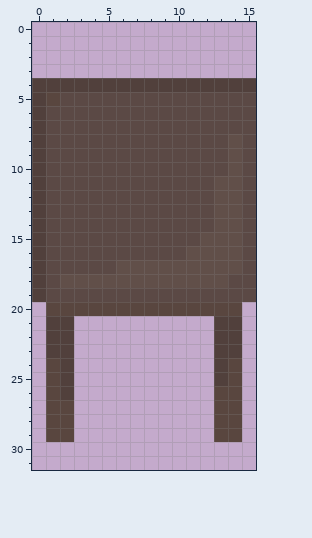
One commit to this pixel-art file: Assets/Art/Aseprite/Environment/Furniture/SmallWoodenTable.aseprite. That is the earlier state.
16x32 pixels, 1 frame. Colours within 5 levels of each other are drawn and written as one.
After the commit:
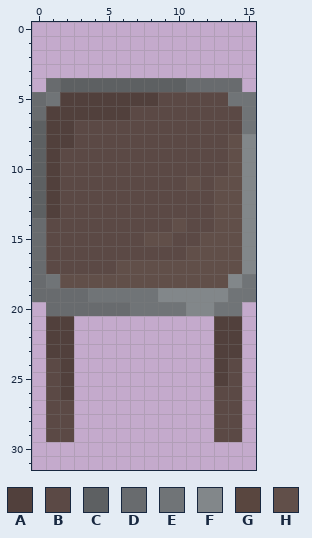
Palette (. is transparent): A #51403c  B #5b4945  C #5d6062  D #686b6e  E #707477  F #82878a  G #59463f  H #614f49
The exact change:
Layer "Layer 1":
Colour B gives way to colour A in row 5 at x 2 to 8; in row 6 at x 1 to 6; in rows 7 to 8 at x 1 to 2; in rows 9 to 13 at x 1.
Colour G gives way to colour B in rows 24 to 25 at x 1 and 14; in row 26 at x 1 and 13 to 14; in rows 27 to 29 at x 1 to 2 and 13 to 14.
Colour A gives way to colour C in row 4 at x 2 to 10; in rows 7 to 13 at x 0.
Colour A gives way to colour D in row 4 at x 1 and 11 to 14; in rows 5 to 6 at x 0; in rows 14 to 19 at x 0.
Colour B gives way to colour D in row 19 at x 1 to 3.
Colour G gives way to colour D in row 20 at x 1 to 6.
Colour B gives way to colour E in row 5 at x 14 to 15; in rows 6 to 7 at x 15; in row 18 at x 1 and 15; in row 19 at x 4 to 8 and 14 to 15.
Colour G gives way to colour E in row 5 at x 1; in row 20 at x 7 to 10 and 13 to 14.
Colour B gives way to colour F in rows 8 to 17 at x 15; in row 18 at x 14; in row 19 at x 9 to 13.
Colour G gives way to colour F in row 20 at x 11 to 12.
Colour B gives way to colour H in row 11 at x 11; in row 14 at x 10; in row 15 at x 8 to 9.
Colour A is gone in row 4 at x 0 and 15.
Changed places in both pictures, as pixel boxes (x1, y1, x2, y2):
changed: (32, 78, 256, 316)
changed: (46, 358, 74, 442)
changed: (214, 358, 242, 442)
